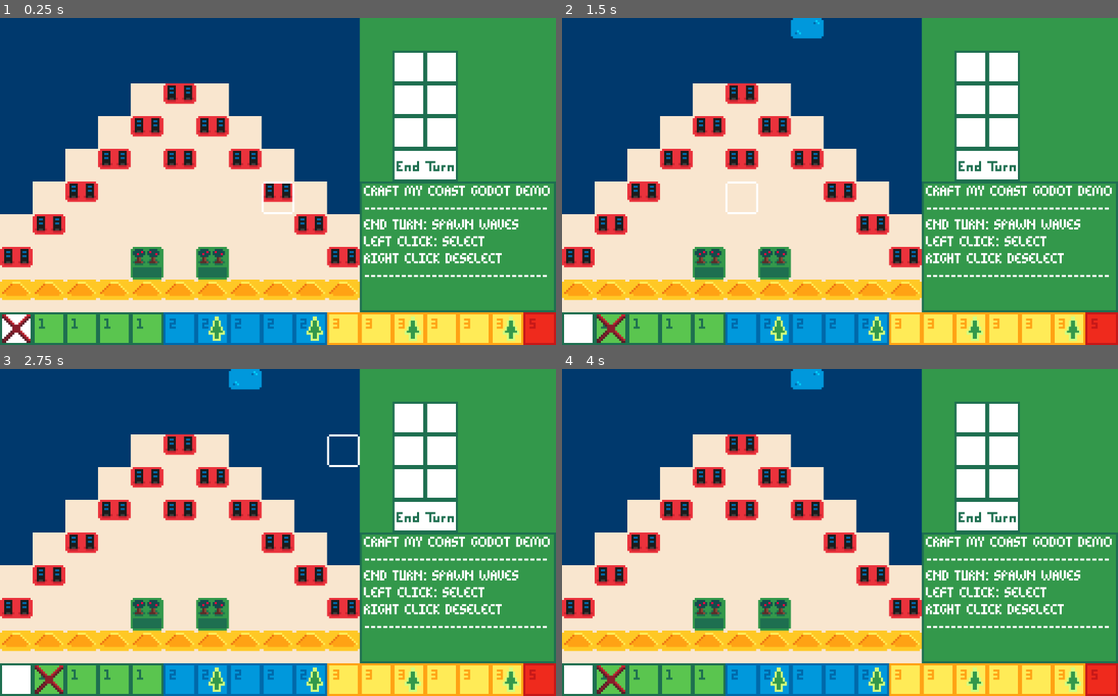
Above: before the commit, frames 1-4 (two rows, left to right).
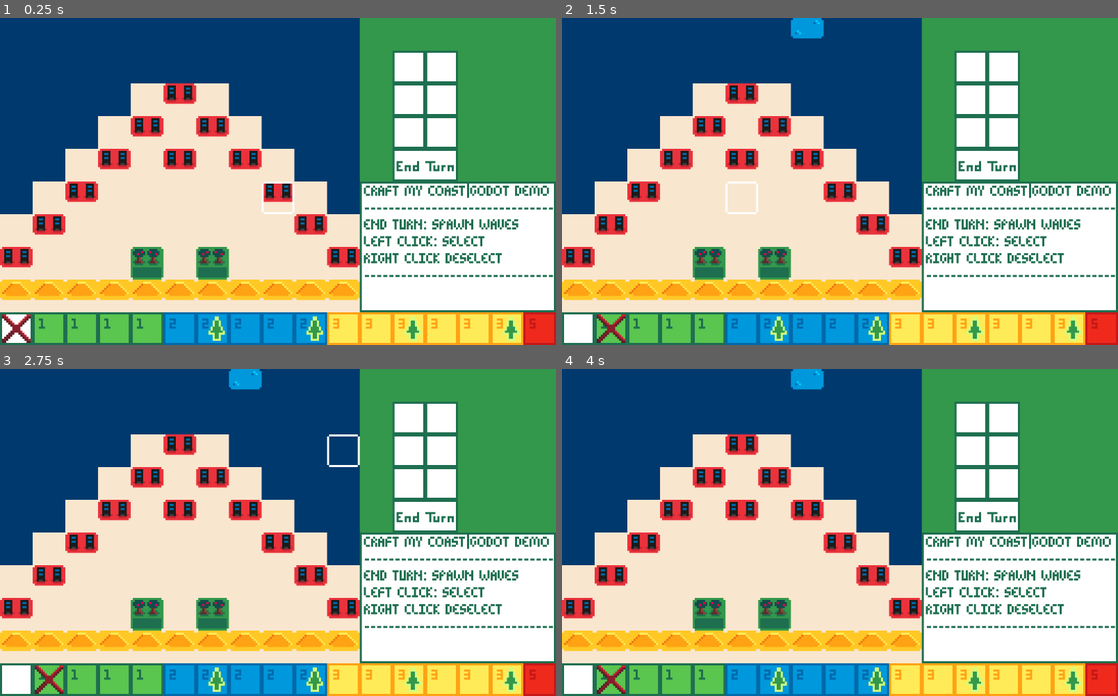
Above: after the commit, the same moments.

Repository: findeevy/CraftMyShore
Game: Godot game, scene res://Scenes/game_board.tscn
Same seed, same stepped clock (60 frames per second), same inputs: the game is played once before the commit and once after it.
Inputs (mouse positions are in pixels of both pictures, inside the frame that each line leads up to):
- Up to frame 1 (0.25 s): no input
- Up to frame 2 (1.5 s): tap Enter at 0.5 s; move the mouse to (962, 165) at 0.52 s; click (962, 165) at 0.6 s; tap Space at 1.25 s; move the mouse to (728, 197) at 1.27 s; right-click (728, 197) at 1.35 s
- Up to frame 3 (2.75 s): tap Enter at 2 s; move the mouse to (333, 460) at 2.02 s; click (333, 460) at 2.1 s
- Up to frame 4 (4 s): tap Space at 2.75 s; move the mouse to (812, 597) at 2.77 s; right-click (812, 597) at 2.85 s; tap Enter at 3.5 s; move the mouse to (1006, 581) at 3.52 s; click (1006, 581) at 3.6 s

The runs differ from the first frame. In frame 1, 13% of the frame differs, in the area x 65-100%, y 50-90%; in frame 2, 13%; in frame 3, 13%; in frame 4, 13%.

Commit message:
Updated Graphics

Diff:
--- a/Scenes/game_board.tscn
+++ b/Scenes/game_board.tscn
@@ -104,14 +104,15 @@
 offset_top = 4.0
 offset_right = 375.0
 offset_bottom = 232.0
+theme_override_colors/font_color = Color(0.117647, 0.435294, 0.313726, 1)
 theme_override_fonts/font = ExtResource("8_woynj")
 theme_override_font_sizes/font_size = 32
-text = "CRAFT MY COAST GODOT DEMO
-------------------------------
+text = "CRAFT MY COAST|GODOT DEMO
+-------------------------------
 END TURN: SPAWN WAVES
 LEFT CLICK: SELECT
 RIGHT CLICK DESELECT
-------------------------------"
+-------------------------------"
 
 [connection signal="render" from="." to="TileMap" method="_on_game_board_render"]
 [connection signal="render" from="." to="TileMap2" method="_on_game_board_render"]
Binary file removed: Textures/grass.png
Binary file changed: Textures/introBackground.png
